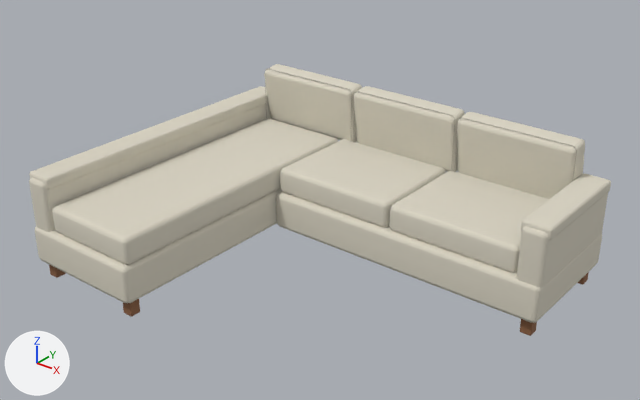
An edit to the Blender file assets-source/blender/everyday-sectional-soft-left.blend, drawn before and after from the same camera.
Before and after are seen from a 50 mm lens placed at (3.14, -3.91, 2.99), pointed at (-0.01, 0.04, 0.55). Lighting does not change. The marker at lower left points along +X, +Y and +Z. The picture after the commit comes second.

In view in the first picture: 'attached tailored back', 'attached tailored back.001', 'attached tailored back.002', 'chaise base', 'dark block foot.001', 'long chaise seat', 'padded arm crown', 'padded arm crown.001', 'separate sofa seat', 'separate sofa seat.001', 'sofa base', 'soft track arm', 'soft track arm.001' and 6 more.
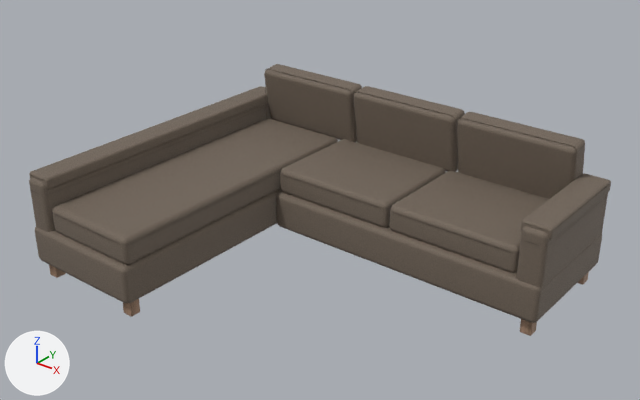
Changed parts and their boxes (x1, y1, x2, y2) in the pictures (640 x 400 px):
'long chaise seat', recoloured (pale yellow to brown)
    both: (52, 118, 338, 264)
'sofa base', recoloured (pale yellow to brown)
    both: (276, 192, 602, 323)
'separate sofa seat.001', recoloured (pale yellow to brown)
    both: (389, 171, 549, 273)
'chaise base', recoloured, surface changed (pale yellow to brown)
    both: (35, 188, 282, 303)
'separate sofa seat', recoloured (pale yellow to brown)
    both: (280, 139, 446, 227)
'attached tailored back.002', recoloured, surface changed (pale yellow to brown)
    both: (457, 112, 585, 199)
'attached tailored back.001', recoloured, surface changed (pale yellow to brown)
    both: (354, 86, 465, 172)
'padded arm crown', recoloured (pale yellow to brown)
    both: (29, 86, 268, 190)
'attached tailored back', recoloured, surface changed (pale yellow to brown)
    both: (264, 64, 362, 142)
'soft track arm', recoloured
    both: (29, 103, 271, 232)
'soft track arm.001', recoloured (darker)
    both: (517, 193, 608, 288)
'padded arm crown.001', recoloured (pale yellow to brown)
    both: (521, 173, 611, 240)
'Tailoring - individual saddle stitches', added
    after: (61, 180, 486, 233)
part 1 of me_cube_341, surface changed
    both: (49, 265, 66, 278)

The change, as a diff of the scene's bpy script:
```diff
--- a/assets-source/blender/everyday-sectional-soft-left.blend.py
+++ b/assets-source/blender/everyday-sectional-soft-left.blend.py
@@ mat_linen_002 @@
+mat_linen_002 = bpy.data.materials.new('linen.002')
+# colours: brown #827364
+# uses the picture img_material_linen_color_jpg
+# uses the picture img_material_linen_normal_jpg
+# uses the picture img_material_linen_orm_jpg
@@ me_cube_341 @@
 me_cube_341.from_pydata(...)  # 56 vertices, 54 faces; spans x -1.3969..-1.3225, y -1.0726..-0.9979, z 0.0..0.1349
+# me_cube_341 part 1: texture (UV) coordinates of 54 of 54 faces, centred in x -1.3969..-1.3225, y -1.0726..-0.9979, z 0.0..0.1349, changed; they spanned u 0.12..0.88, v 0.0..1.0 and now span u 0.58..0.65, v 0.82..1.02
 me_cube_341.materials.append(mat_walnut)
@@ me_cube_346 @@
 me_cube_346.from_pydata(...)  # 56 vertices, 54 faces; spans x -1.44..-0.55, y -1.12..1.12, z 0.11..0.37
-me_cube_346.materials.append(mat_linen)  # pale yellow #dad4c4
+# me_cube_346 part 2: texture (UV) coordinates of 54 of 54 faces, centred in x -1.44..-0.55, y -1.12..1.12, z 0.11..0.37, changed; they spanned u 0.12..0.88, v 0.0..1.0 and now span u -4.5..4.86, v -3.83..4.37
+me_cube_346.materials.append(mat_linen_002)
@@ me_cube_347 @@
 me_cube_347.from_pydata(...)  # 56 vertices, 54 faces; spans x -0.55..1.44, y 0.2..1.12, z 0.11..0.37
-me_cube_347.materials.append(mat_linen)  # pale yellow #dad4c4
+me_cube_347.materials.append(mat_linen_002)
@@ me_cube_348 @@
 me_cube_348.from_pydata(...)  # 56 vertices, 54 faces; spans x -1.26..-0.55, y -1.09..0.95, z 0.36..0.55
-me_cube_348.materials.append(mat_linen)  # pale yellow #dad4c4
+me_cube_348.materials.append(mat_linen_002)
@@ me_cube_349 @@
 me_cube_349.from_pydata(...)  # 56 vertices, 54 faces; spans x -0.54..0.356, y 0.241..0.979, z 0.363..0.55
-me_cube_349.materials.append(mat_linen)  # pale yellow #dad4c4
+me_cube_349.materials.append(mat_linen_002)
@@ me_cube_350 @@
 me_cube_350.from_pydata(...)  # 56 vertices, 54 faces; spans x 0.368..1.264, y 0.241..0.979, z 0.363..0.55
-me_cube_350.materials.append(mat_linen)  # pale yellow #dad4c4
+me_cube_350.materials.append(mat_linen_002)
@@ me_cube_351 @@
 me_cube_351.from_pydata(...)  # 56 vertices, 54 faces; spans x -1.264..-0.429, y 0.903..1.125, z 0.513..0.96
-me_cube_351.materials.append(mat_linen)  # pale yellow #dad4c4
+# me_cube_351 part 5: texture (UV) coordinates of 54 of 54 faces, centred in x -1.264..-0.429, y 0.906..1.122, z 0.517..0.957, changed; they spanned u 0.12..0.88, v 0.0..1.0 and now span u -3.65..5.09, v 2.28..4.49
+me_cube_351.materials.append(mat_linen_002)
@@ me_cube_352 @@
 me_cube_352.from_pydata(...)  # 56 vertices, 54 faces; spans x -0.417..0.417, y 0.903..1.125, z 0.513..0.96
-me_cube_352.materials.append(mat_linen)  # pale yellow #dad4c4
+# me_cube_352 part 4: texture (UV) coordinates of 54 of 54 faces, centred in x -0.417..0.417, y 0.906..1.122, z 0.517..0.957, changed; they spanned u 0.12..0.88, v 0.0..1.0 and now span u -1.47..4.15, v 1.93..4.14
+me_cube_352.materials.append(mat_linen_002)
@@ me_cube_353 @@
 me_cube_353.from_pydata(...)  # 56 vertices, 54 faces; spans x 0.429..1.264, y 0.903..1.125, z 0.513..0.96
-me_cube_353.materials.append(mat_linen)  # pale yellow #dad4c4
+# me_cube_353 part 3: texture (UV) coordinates of 54 of 54 faces, centred in x 0.429..1.264, y 0.906..1.122, z 0.517..0.957, changed; they spanned u 0.12..0.88, v 0.0..1.0 and now span u 2.25..5.26, v 2.15..4.36
+me_cube_353.materials.append(mat_linen_002)
@@ me_cube_354 @@
 me_cube_354.from_pydata(...)  # 56 vertices, 54 faces; spans x -1.44..-1.27, y -1.11..1.1, z 0.33..0.71
-me_cube_354.materials.append(mat_linen)  # pale yellow #dad4c4
+me_cube_354.materials.append(mat_linen_002)
@@ me_cube_355 @@
 me_cube_355.from_pydata(...)  # 56 vertices, 54 faces; spans x -1.45..-1.26, y -1.09..1.08, z 0.65..0.73
-me_cube_355.materials.append(mat_linen)  # pale yellow #dad4c4
+me_cube_355.materials.append(mat_linen_002)
@@ me_cube_356 @@
 me_cube_356.from_pydata(...)  # 56 vertices, 54 faces; spans x 1.27..1.439, y 0.216..1.104, z 0.329..0.708
-me_cube_356.materials.append(mat_linen)  # pale yellow #dad4c4
+me_cube_356.materials.append(mat_linen_002)
@@ me_cube_357 @@
 me_cube_357.from_pydata(...)  # 56 vertices, 54 faces; spans x 1.259..1.45, y 0.241..1.079, z 0.651..0.734
-me_cube_357.materials.append(mat_linen)  # pale yellow #dad4c4
+me_cube_357.materials.append(mat_linen_002)
@@ ob_tailoring___individual_saddle_stitches @@
+ob_tailoring___individual_saddle_stitches = bpy.data.objects.new('Tailoring - individual saddle stitches', me_tailoring___individual_saddle_stitches)  # 1968 vertices, 1476 faces; spans x -1.22..1.22, y -1.04..0.3, z 0.55; in mat_seam_006 (brown #706255)
+ob_tailoring___individual_saddle_stitches.location = (0.0, 0.0, 0.0)
```
